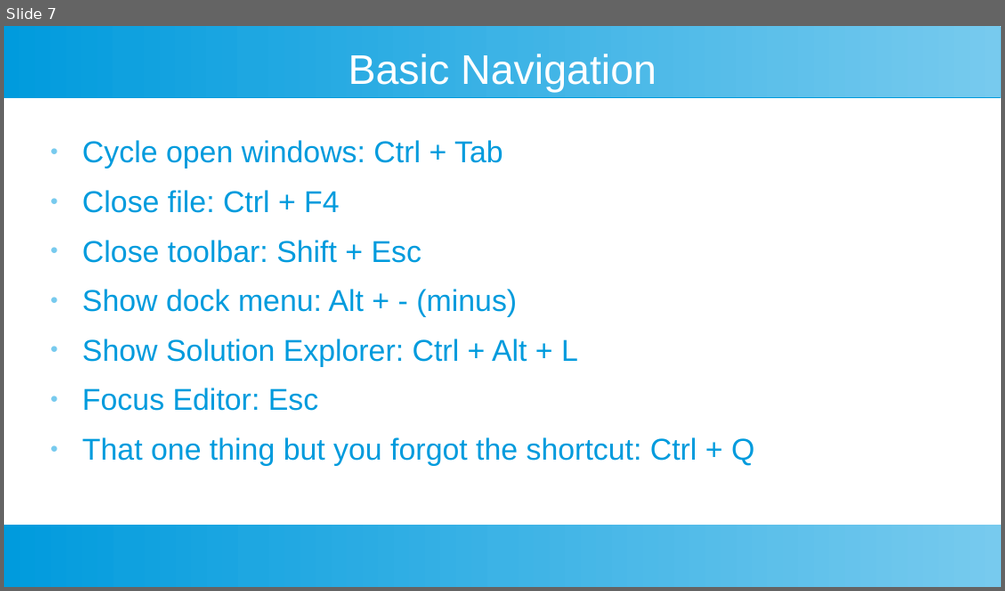
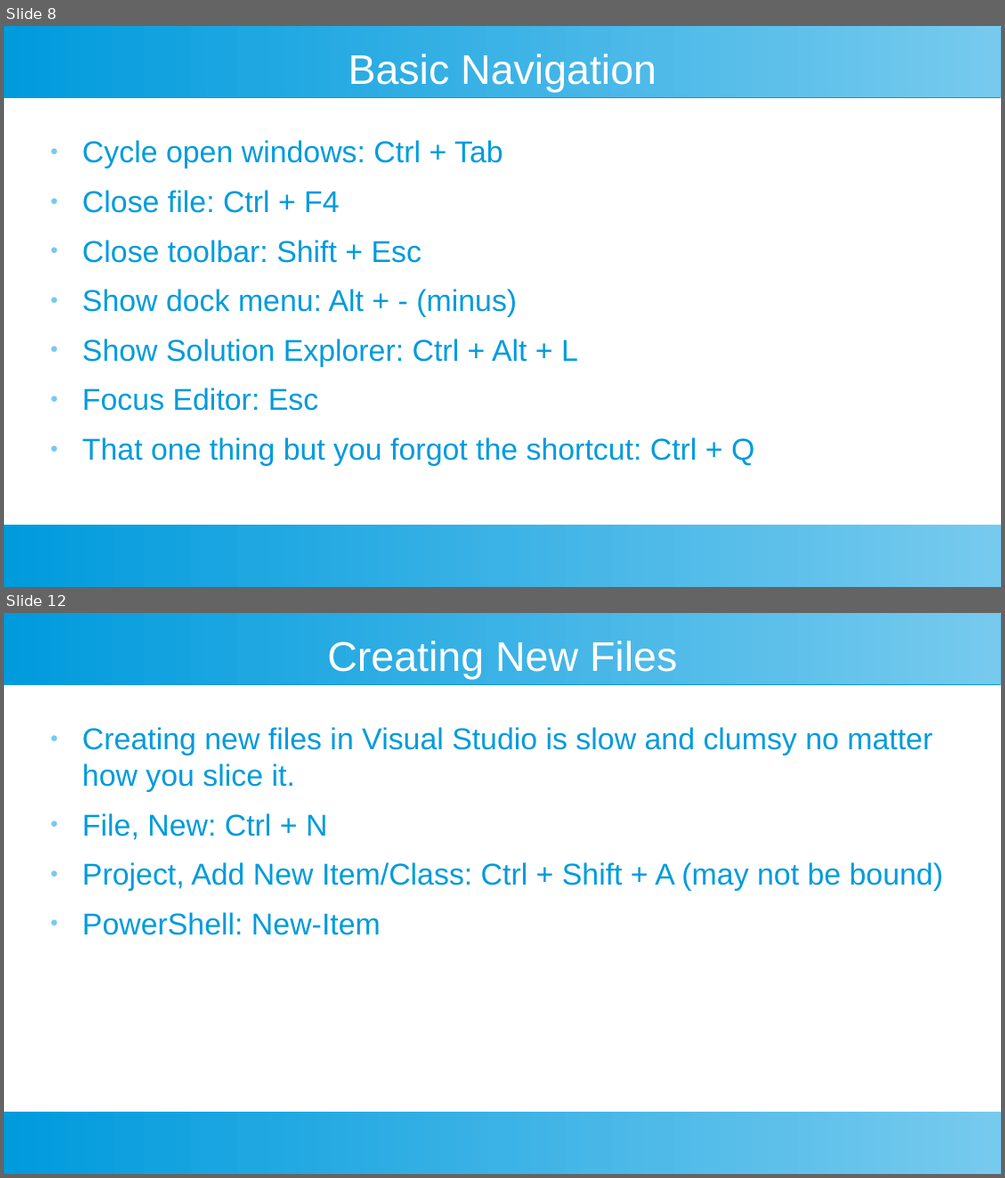
Before and after one commit to SmithE65/Productivity, a slide deck: Productivity.odp. Shown one above the other, each under a label of ours: slide 7 before the commit, slides 8 and 12 after it; the slides between them are not shown. The pictures are 1005x591 and 1005x1178 pixels, drawn with LibreOffice and Linux fonts; fonts in the diff are those of the drawing. Boxes give left, top, right and bottom in pixels: in the first picture for what was removed or moved away, otherwise in the second. Text is boxed around its words. In the diff, an @@ line names an element or a change of style, - is before the commit and + after.

```diff
--- a/Productivity.odp
+++ b/Productivity.odp
@@ slide 12 added at [4,613,1001,1174], background #FFFFFF; not listed: 2 template elements that a slide beside it also shows @@
@@ title added at [327,641,677,679], 33 pt, text #FFFFFF @@
+Creating New Files
@@ text added at [82,727,943,935], 24 pt, text #009BDD @@
+● Creating new files in Visual Studio is slow and clumsy no matter how you slice it.
+● File, New: Ctrl + N
+● Project, Add New Item/Class: Ctrl + Shift + A (may not be bound)
+● PowerShell: New-Item
@@ what was slide 7 is now slide 8 @@
```
Also in this commit, not shown: 6 slides changed, 16 other slides added, 2 slides removed.
